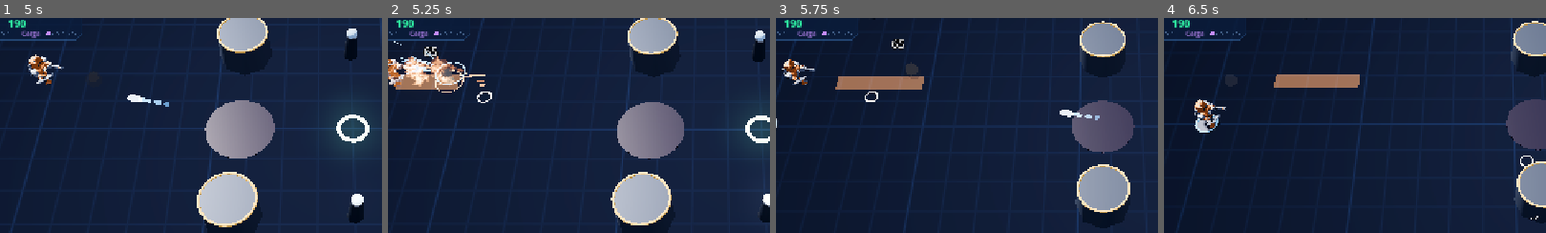
Above: before the commit, frames 1-4 (left to right).
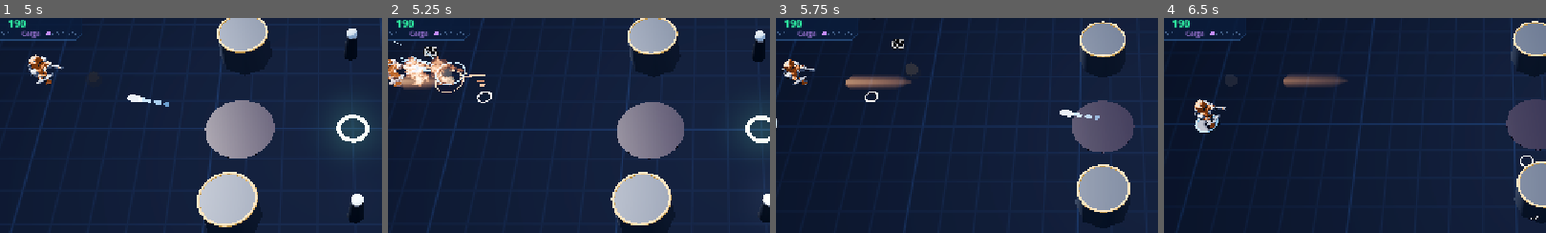
Above: after the commit, the same moments.

Repository: Vegm92/mech-duel
Game: Godot game, scene res://main.tscn
Same seed, same stepped clock (60 frames per second), same inputs: the game is played once before the commit and once after it.
Inputs (mouse positions are % of the whole screen's width and height, from its top left):
- Up to frame 1 (5 s): click "FIGHT (Enter / Start)" at 0.5 s; tap Enter (ui_accept) at 1.25, 1.52, 2.27, 3.5, 3.77, 4.52 s; move the mouse to (72, 45) at 1.27 s; hold D 1.28-2.03 s; tap Tab at 1.35 s; click (72, 45) at 1.42 s; move the mouse to (30, 55) at 2.02 s; hold S 2.03-2.78 s; tap Keypad Enter at 2.1 s; move the mouse to (60, 28) at 2.77 s; hold D 2.78-3.53 s; tap L at 2.85 s; move the mouse to (45, 70) at 3.52 s; hold W 3.53-4.28 s; tap Q at 3.6 s; click (45, 70) at 3.67 s; move the mouse to (80, 65) at 4.27 s; hold A from 4.28 s (still down); tap E at 4.35 s
- Up to frame 2 (5.25 s): keep holding A; move the mouse to (20, 35) at 5.02 s; tap Space at 5.1 s
- Up to frame 3 (5.75 s): keep holding A; tap Enter (ui_accept) at 5.27 s
- Up to frame 4 (6.5 s): move the mouse to (55, 50) at 5.77 s; release A at 5.78 s; hold S from 5.78 s (still down); tap R at 5.85 s; click (55, 50) at 5.92 s
The pictures show only the part of the screen within x 8-58%, y 17-67%; the shares and areas given below are measured in that part.

Frame 1 is identical in both runs. In frame 2, 0.6% of the frame differs, in the area x 2-20%, y 26-34%; in frame 3, 1.2%; in frame 4, 1.4%, in the area x 28-52%, y 26-33%.

Commit message:
feat(godot): ribbon dash trails, gas smoke and a flamer cone
Dash trails (arc, flame, frost) are a soft ribbon in the booster color
over the trail line, pointed at the tail and fading with its life,
instead of a flat plank. Smoke (Twin booster, Shroud R skill) is a cloud
of puffs along the line instead of a grey wall; a noise shader makes the
puffs lumpy and churning, fades their outlines so they blend into one
gas, and softens where they touch the floor or a mech.

Fire uses the same noise: explosion fireballs get ragged rising flames
with a hot middle. The flamer draws one cone per mech from the gun to its
farthest flame, hot at the gun and red at the tip; the sim's flame shots
are unchanged and only hidden in the view.

Design: FX_DESIGN.md (build order step 4).
Evidence: production/qa/evidence/godot-dash-smoke-before-after-2026-10-27.png,
godot-smoke-gas-2026-10-27.png, godot-fire-before-after-2026-10-27.png

Co-Authored-By: Claude Opus 5.5 <noreply@anthropic.com>

Diff:
--- a/godot/src/fx.gd
+++ b/godot/src/fx.gd
@@ -18,6 +18,128 @@
 const KO := {"r": 2.0, "ring": 1.8, "ring_secs": 0.45, "stop": 8, "slow": 0.3, "slow_secs": 0.6}
 const LAND := {"ring": 1.15, "ring_secs": 0.3, "spikes": 0.75, "dust": 0.55, "crack": 0.6}
 const DASH := {"every": 3, "ghost_secs": 0.22, "ghost_alpha": 0.4}
+const RIBBON := {"steps": 12, "y": 0.07, "edge": 1.2, "tail": 1.2, "head": 0.4, "tip": 0.35, "fade": 0.35, "hot": 0.1, "gain": 1.0}
+const SMOKE := {"step": 0.35, "per": 0.8, "spread": 0.75, "size": Vector2(0.4, 0.75), "grow": 18.0, "swell": 0.35, "rise": 0.7, "fade_in": 6.0, "fade_out": 0.35, "greys": [0.42, 0.34, 0.27], "alpha": 0.85, "segs": 24}
+const SMOKE_SHADER := """
+shader_type spatial;
+render_mode blend_mix, depth_draw_never, cull_back, specular_disabled;
+uniform sampler2D depth_tex : hint_depth_texture, filter_nearest;
+uniform float alpha = 0.85;
+uniform float bump = 0.32;
+uniform float scale = 1.8;
+uniform float churn = 0.35;
+uniform float rim = 0.75;
+uniform float touch = 0.5;
+instance uniform float grey = 0.5;
+instance uniform float fade = 1.0;
+instance uniform float seed = 0.0;
+varying float lump;
+float hash(vec3 p) {
+	p = fract(p * 0.3183099 + 0.1);
+	p *= 17.0;
+	return fract(p.x * p.y * p.z * (p.x + p.y + p.z));
+}
+float noise(vec3 x) {
+	vec3 i = floor(x);
+	vec3 f = fract(x);
+	f = f * f * (3.0 - 2.0 * f);
+	return mix(mix(mix(hash(i), hash(i + vec3(1, 0, 0)), f.x), mix(hash(i + vec3(0, 1, 0)), hash(i + vec3(1, 1, 0)), f.x), f.y),
+		mix(mix(hash(i + vec3(0, 0, 1)), hash(i + vec3(1, 0, 1)), f.x), mix(hash(i + vec3(0, 1, 1)), hash(i + vec3(1, 1, 1)), f.x), f.y), f.z);
+}
+void vertex() {
+	vec3 p = VERTEX * scale + vec3(seed) + vec3(0.0, TIME * churn, 0.0);
+	lump = noise(p) * 0.65 + noise(p * 2.3) * 0.35;
+	VERTEX += NORMAL * (lump - 0.5) * 2.0 * bump;
+}
+void fragment() {
+	float edge = smoothstep(0.0, rim, abs(dot(NORMAL, VIEW)));
+	float d = texture(depth_tex, SCREEN_UV).r;
+	vec4 v = INV_PROJECTION_MATRIX * vec4(SCREEN_UV * 2.0 - 1.0, d, 1.0);
+	float gap = clamp((VERTEX.z - v.z / v.w) / touch, 0.0, 1.0);
+	ALBEDO = vec3(grey * (0.8 + 0.4 * lump));
+	ROUGHNESS = 1.0;
+	ALPHA = alpha * fade * edge * gap;
+}
+"""
+
+const CONE := {"muzzle": 0.6, "snap": 1.6, "back": 0.4, "reach": 0.4, "r0": 0.3, "widen": 0.22, "tip": 0.2, "y": 1.05, "bump": 0.08, "color": Color(1.0, 0.55, 0.18, 0.9)}
+const FIRE_SHADER := """
+shader_type spatial;
+render_mode blend_add, unshaded, depth_draw_never, cull_back;
+uniform float bump = 0.3;
+uniform float scale = 2.2;
+uniform float churn = 2.4;
+uniform float rim = 0.85;
+uniform float core = 0.55;
+uniform vec3 hot : source_color = vec3(1.0, 0.92, 0.7);
+uniform float anchor = 1.7;
+uniform float tail = 0.0;
+instance uniform vec4 tint : source_color = vec4(1.0);
+varying float lump;
+varying float along;
+varying vec4 col;
+float hash(vec3 p) {
+	p = fract(p * 0.3183099 + 0.1);
+	p *= 17.0;
+	return fract(p.x * p.y * p.z * (p.x + p.y + p.z));
+}
+float noise(vec3 x) {
+	vec3 i = floor(x);
+	vec3 f = fract(x);
+	f = f * f * (3.0 - 2.0 * f);
+	return mix(mix(mix(hash(i), hash(i + vec3(1, 0, 0)), f.x), mix(hash(i + vec3(0, 1, 0)), hash(i + vec3(1, 1, 0)), f.x), f.y),
+		mix(mix(hash(i + vec3(0, 0, 1)), hash(i + vec3(1, 0, 1)), f.x), mix(hash(i + vec3(0, 1, 1)), hash(i + vec3(1, 1, 1)), f.x), f.y), f.z);
+}
+void vertex() {
+	along = tail * clamp(0.5 - VERTEX.y, 0.0, 1.0);
+	vec3 p = VERTEX * scale + MODEL_MATRIX[3].xyz * anchor - vec3(0.0, TIME * churn, 0.0);
+	lump = noise(p) * 0.6 + noise(p * 2.5) * 0.4;
+	VERTEX += NORMAL * (lump - 0.5) * 2.0 * bump;
+	col = COLOR * tint;
+}
+void fragment() {
+	float f = abs(dot(NORMAL, VIEW));
+	float edge = pow(smoothstep(0.0, rim, f), 1.0 + 2.0 * tail) * (0.5 + lump);
+	float heat = smoothstep(core, 1.0, f) * lump + tail * (1.0 - along) * 0.8;
+	ALBEDO = mix(col.rgb, hot, clamp(heat, 0.0, 1.0));
+	ALBEDO *= mix(vec3(1.0), vec3(1.0, 0.45, 0.25), along);
+	ALPHA = clamp(col.a * edge * (1.0 - smoothstep(0.55, 1.0, along)), 0.0, 1.0);
+}
+"""
+
+static var _smoke_mat: ShaderMaterial
+static var _fire_mat: ShaderMaterial
+
+
+static func fire_mat() -> ShaderMaterial:
+	if _fire_mat == null:
+		_fire_mat = ShaderMaterial.new()
+		_fire_mat.shader = Shader.new()
+		_fire_mat.shader.code = FIRE_SHADER
+	return _fire_mat
+
+
+static func flame_cone(parent: Node3D) -> MeshInstance3D:
+	var c := CylinderMesh.new()
+	c.top_radius = CONE.tip
+	c.bottom_radius = 1.0
+	c.height = 1.0
+	c.radial_segments = 24
+	c.rings = 12
+	c.cap_top = false
+	c.cap_bottom = false
+	var m := fire_mat().duplicate() as ShaderMaterial
+	m.set_shader_parameter("anchor", 0.0)
+	m.set_shader_parameter("tail", 1.0)
+	m.set_shader_parameter("bump", CONE.bump)
+	var mi := MeshInstance3D.new()
+	mi.mesh = c
+	mi.material_override = m
+	mi.cast_shadow = GeometryInstance3D.SHADOW_CASTING_SETTING_OFF
+	mi.physics_interpolation_mode = Node.PHYSICS_INTERPOLATION_MODE_OFF
+	mi.set_instance_shader_parameter("tint", CONE.color)
+	parent.add_child(mi)
+	return mi
 const SHIELD_C := Color8(110, 220, 255)
 
 const LAYERS := {
@@ -26,7 +148,7 @@
 	"hit_chips": {"mesh": "chip", "ramp": "chip", "n": Vector2(3, 6), "speed": Vector2(3, 7), "life": 0.7, "spread": 55.0, "gravity": -24.0, "spin": 540.0},
 	"muzzle_sparks": {"mesh": "needle_s", "ramp": "spark", "n": Vector2(5, 5), "speed": Vector2(10, 18), "life": 0.13, "spread": 16.0, "gravity": 0.0, "damp": 40.0, "align": true, "shrink": true, "add": true},
 	"muzzle_smoke": {"mesh": "puff_s", "ramp": "smoke_thin", "n": Vector2(1, 1), "speed": Vector2(0.6, 1.4), "life": 0.7, "spread": 25.0, "gravity": 1.0, "damp": 3.0, "grow": 2.0},
-	"boom_fire": {"mesh": "puff", "ramp": "fire", "n": Vector2(8, 16), "speed": Vector2(2, 6), "life": 0.5, "spread": 180.0, "gravity": 2.0, "damp": 7.0, "grow": 1.8, "sphere": 0.45, "add": true},
+	"boom_fire": {"mesh": "fireball", "fire": true, "ramp": "fire", "n": Vector2(8, 16), "speed": Vector2(2, 6), "life": 0.5, "spread": 180.0, "gravity": 2.0, "damp": 7.0, "grow": 1.8, "sphere": 0.45, "add": true},
 	"boom_smoke": {"mesh": "puff", "ramp": "smoke_late", "n": Vector2(5, 9), "speed": Vector2(1, 3), "life": 1.8, "spread": 70.0, "gravity": 1.2, "damp": 3.0, "grow": 2.6, "sphere": 0.5},
 	"boom_sparks": {"mesh": "needle", "ramp": "spark", "n": Vector2(14, 28), "speed": Vector2(12, 26), "life": 0.45, "spread": 80.0, "gravity": -18.0, "damp": 18.0, "align": true, "shrink": true, "add": true},
 	"boom_chips": {"mesh": "chip", "ramp": "chip", "n": Vector2(4, 9), "speed": Vector2(4, 9), "life": 0.8, "spread": 70.0, "gravity": -24.0, "spin": 540.0},
@@ -45,7 +167,7 @@
 }
 const MESHES := {
 	"needle": [Vector3(0.08, 0.9, 0.08), 0], "needle_s": [Vector3(0.065, 0.55, 0.065), 0],
-	"chip": [Vector3(0.14, 0.14, 0.14), 0], "chunk": [Vector3(0.26, 0.18, 0.22), 0], "puff": [0.42, 14], "puff_s": [0.2, 10],
+	"chip": [Vector3(0.14, 0.14, 0.14), 0], "chunk": [Vector3(0.26, 0.18, 0.22), 0], "puff": [0.42, 14], "puff_s": [0.2, 10], "fireball": [0.42, 24],
 }
 const RAMPS := {
 	"spark": [Color8(255, 240, 180), Color8(255, 190, 80), Color8(255, 120, 40), Color8(255, 90, 30, 0)],
@@ -153,7 +275,7 @@
 	s.lifetime = L.life
 	s.lifetime_randomness = 0.4
 	s.mesh = mesh(L.mesh)
-	s.material_override = Mech.flat(Color.WHITE, L.get("add", false))
+	s.material_override = fire_mat() if L.get("fire", false) else Mech.flat(Color.WHITE, L.get("add", false))
 	s.color_ramp = g if g != null else ramp(L.ramp)
 	s.spread = L.spread
 	s.initial_velocity_min = L.speed.x * k
@@ -398,6 +520,75 @@
 	tw.tween_callback(g.queue_free)
 
 
+static func ribbon(im: ImmediateMesh, a: Vector2, b: Vector2, w: float, c: Color, life: float) -> void:
+	im.clear_surfaces()
+	var d := b - a
+	var ln := d.length()
+	if ln < 0.01 or life <= 0.0:
+		return
+	var side := d.orthogonal() / ln
+	var hot: Color = c.lerp(Color.WHITE, RIBBON.hot) * RIBBON.gain
+	for s in [-1.0, 1.0]:
+		im.surface_begin(Mesh.PRIMITIVE_TRIANGLE_STRIP)
+		for i in RIBBON.steps + 1:
+			var u := float(i) / RIBBON.steps
+			var at := u * ln
+			var hw: float = w * RIBBON.edge * smoothstep(0.0, RIBBON.tail, at) * maxf(RIBBON.tip, smoothstep(0.0, RIBBON.head, ln - at))
+			var p := a + d * u
+			var q: Vector2 = p + side * s * hw
+			im.surface_set_color(Color(hot, life * lerpf(RIBBON.fade, 1.0, u)))
+			im.surface_add_vertex(Vector3(p.x, RIBBON.y, p.y))
+			im.surface_set_color(Color(c, 0.0))
+			im.surface_add_vertex(Vector3(q.x, RIBBON.y, q.y))
+		im.surface_end()
+
+
+static func smoke(n: Node3D, tr: Dictionary, w: float, fresh: bool) -> void:
+	if fresh:
+		n.set_meta("seed", randi())
+		n.set_meta("born", [])
+		for p in n.get_children():
+			p.visible = false
+	var born: Array = n.get_meta("born")
+	var a := Vector2(tr.x1, tr.y1)
+	var d := Vector2(tr.x2, tr.y2) - a
+	var age: int = tr.T - tr.t
+	var step: float = w * SMOKE.step
+	var per := ceili(w * w * SMOKE.per) + 1
+	var want := (floori(d.length() / step) + 1) * per
+	var rng := RandomNumberGenerator.new()
+	while born.size() < want:
+		var i := born.size()
+		rng.seed = hash([n.get_meta("seed"), i])
+		var along := minf((i / per + rng.randf()) * step, d.length())
+		var off := Vector2.from_angle(rng.randf() * TAU) * w * SMOKE.spread * sqrt(rng.randf())
+		var p := a + d.normalized() * along + off
+		born.append([p, w * rng.randf_range(SMOKE.size.x, SMOKE.size.y), age])
+		if n.get_child_count() <= i:
+			if _smoke_mat == null:
+				_smoke_mat = ShaderMaterial.new()
+				_smoke_mat.shader = Shader.new()
+				_smoke_mat.shader.code = SMOKE_SHADER
+				_smoke_mat.set_shader_parameter("alpha", SMOKE.alpha)
+			var mi := Mech.add(n, Mech.ball(1.0, SMOKE.segs), _smoke_mat)
+			mi.cast_shadow = GeometryInstance3D.SHADOW_CASTING_SETTING_OFF
+			mi.physics_interpolation_mode = Node.PHYSICS_INTERPOLATION_MODE_OFF
+			mi.set_instance_shader_parameter("grey", SMOKE.greys[i % SMOKE.greys.size()])
+		(n.get_child(i) as MeshInstance3D).set_instance_shader_parameter("seed", rng.randf() * 100.0)
+	var left := float(tr.t) / float(tr.T)
+	var spent := 1.0 - left
+	for i in born.size():
+		var b: Array = born[i]
+		var t := float(age - b[2])
+		var k := 1.0 - pow(1.0 - clampf(t / SMOKE.grow, 0.0, 1.0), 2.0)
+		var r: float = b[1] * (0.45 + 0.55 * k) * (1.0 + SMOKE.swell * spent)
+		var mi := n.get_child(i) as MeshInstance3D
+		mi.visible = true
+		mi.scale = Vector3.ONE * r
+		mi.position = Vector3(b[0].x, r * 0.55 + SMOKE.rise * spent, b[0].y)
+		mi.set_instance_shader_parameter("fade", minf(t / SMOKE.fade_in, 1.0) * minf(left / SMOKE.fade_out, 1.0))
+
+
 static func trail(parent: Node3D) -> CPUParticles3D:
 	var s := emitter(LAYERS.missile_trail)
 	s.direction = Vector3(-1, 0, 0)
--- a/godot/src/view.gd
+++ b/godot/src/view.gd
@@ -42,6 +42,7 @@
 var heal_ring: MeshInstance3D
 var heal_cross: Node3D
 var jets := []
+var cones := {}
 var reticle: MeshInstance3D
 var danger: MeshInstance3D
 var danger_mesh := ImmediateMesh.new()
@@ -280,8 +281,18 @@
 		if not f.has("seen"):
 			f["seen"] = true
 			spawn(state, f)
+	var flames := {}
 	for s in state.shots:
-		shot(state, s)
+		if s.kind == "flame":
+			if not flames.has(s.owner):
+				flames[s.owner] = []
+			flames[s.owner].append(s)
+		else:
+			shot(state, s)
+	for id in cones:
+		cones[id].visible = flames.has(id)
+	for id in flames:
+		cone(state, id, flames[id])
 	for l in state.lobs:
 		lob(state, l)
 	for mi in state.mines:
@@ -349,8 +360,6 @@
 			Mech.add(n, Mech.ball(1.0, 10), null)
 			for i in DASHES.size():
 				Mech.add(n, Mech.box(Vector3.ONE), null)
-		"flame":
-			n = Mech.add(self, Mech.ball(1.0, 10), null)
 		"missile":
 			n = Node3D.new()
 			add_child(n)
@@ -379,6 +388,18 @@
 			add_child(n)
 			Mech.add(n, Mech.cyl(1.0, 1.0, 0.03, 32), Mech.glow(c, 1.2, 0.3))
 			Mech.add(n, Mech.ring(0.94, 1.0), Mech.glow(c, 3.0))
+		"ribbon":
+			var mi := MeshInstance3D.new()
+			mi.mesh = ImmediateMesh.new()
+			mi.material_override = Mech.flat(Color.WHITE, true)
+			mi.cast_shadow = GeometryInstance3D.SHADOW_CASTING_SETTING_OFF
+			mi.physics_interpolation_mode = Node.PHYSICS_INTERPOLATION_MODE_OFF
+			add_child(mi)
+			n = mi
+		"smoke":
+			n = Node3D.new()
+			n.physics_interpolation_mode = Node.PHYSICS_INTERPOLATION_MODE_OFF
+			add_child(n)
 		"wall":
 			n = Mech.add(self, Mech.box(Vector3(1, 2.2, 0.35)), null)
 		_:
@@ -386,8 +407,34 @@
 	return n
 
 
+func cone(state: Dictionary, id: int, shots: Array) -> void:
+	if not cones.has(id):
+		cones[id] = Fx.flame_cone(self)
+	var C := Fx.CONE
+	var m = state.mechs[id]
+	var o := Vector2(m.x, m.y)
+	var sum := Vector2.ZERO
+	var near := INF
+	var far := 0.0
+	for s in shots:
+		var d := Vector2(s.x, s.y) - o
+		sum += d
+		near = minf(near, d.length())
+		far = maxf(far, d.length())
+	var dir := sum.normalized()
+	var a: float = near - C.back if near > C.snap else C.muzzle
+	var b: float = far + C.reach
+	var r: float = C.r0 + b * C.widen
+	var mid := o + dir * (a + b) / 2.0
+	var y := Vector3(-dir.x, 0, -dir.y)
+	var x := y.cross(Vector3.UP)
+	var n: MeshInstance3D = cones[id]
+	n.visible = true
+	n.transform = Transform3D(Basis(x * r, y * maxf(b - a, 0.1), Vector3.UP * r), Vector3(mid.x, C.y, mid.y))
+
+
 func shot(state: Dictionary, s: Dictionary) -> void:
-	var kind: String = s.kind if s.kind in ["bolt", "flame", "missile", "hook"] else "bolt"
+	var kind: String = s.kind if s.kind in ["bolt", "missile", "hook"] else "bolt"
 	var n := node_for(s, kind)
 	var ang := atan2(s.vy, s.vx)
 	n.position = Vector3(s.x, 1.05, s.y)
@@ -408,11 +455,6 @@
 				dash.position = Vector3(x - dl / 2.0, 0, 0)
 				dash.material_override = Mech.flat(Color(c, 1.0 - 0.3 * i), true)
 				x -= dl + ln * 0.12
-		"flame":
-			var age := 1.0 - clampf(s.left / 6.0, 0.0, 1.0)
-			var r: float = s.r * (0.8 + 0.6 * age)
-			n.scale = Vector3(r, r, r)
-			n.material_override = Mech.flat(Fx.ramp("fire").sample(snappedf(age * 0.6, 0.1)), true)
 		"missile":
 			var tr: CPUParticles3D = n.get_child(2)
 			if n.get_meta("fresh"):
@@ -445,17 +487,15 @@
 
 
 func trail(state: Dictionary, tr: Dictionary) -> void:
-	var n := node_for(tr, "trail")
-	var d := Vector2(tr.x2 - tr.x1, tr.y2 - tr.y1)
-	var w: float = tr.get("w", Sim.TRAILS[tr.kind].width) * 2.0
-	var smoky: bool = tr.kind == "smoke"
-	var h := 1.8 if smoky else 0.06
-	n.position = Vector3((tr.x1 + tr.x2) / 2.0, h / 2.0 + 0.02, (tr.y1 + tr.y2) / 2.0)
-	n.rotation = Vector3(0, -d.angle(), 0)
-	n.scale = Vector3(d.length() + w, h, w)
-	var c: Color = Mech.BOOST_C[tr.kind]
-	n.material_override = Mech.flat(Color(c, 0.4)) if smoky else Mech.flat(Color(c, 0.3), true)
-	n.transparency = 1.0 - clampf(float(tr.t) / float(tr.T), 0.0, 1.0)
+	var w: float = tr.get("w", Sim.TRAILS[tr.kind].width)
+	if tr.kind == "smoke":
+		var s := node_for(tr, "smoke")
+		Fx.smoke(s, tr, w, s.get_meta("fresh"))
+		settle(s)
+		return
+	var n := node_for(tr, "ribbon") as MeshInstance3D
+	var life := sqrt(clampf(float(tr.t) / float(tr.T), 0.0, 1.0))
+	Fx.ribbon(n.mesh, Vector2(tr.x1, tr.y1), Vector2(tr.x2, tr.y2), w, Mech.BOOST_C[tr.kind], life)
 	settle(n)
 
 
Not shown, changed: CLAUDE.md
Not shown, changed: FX_DESIGN.md
